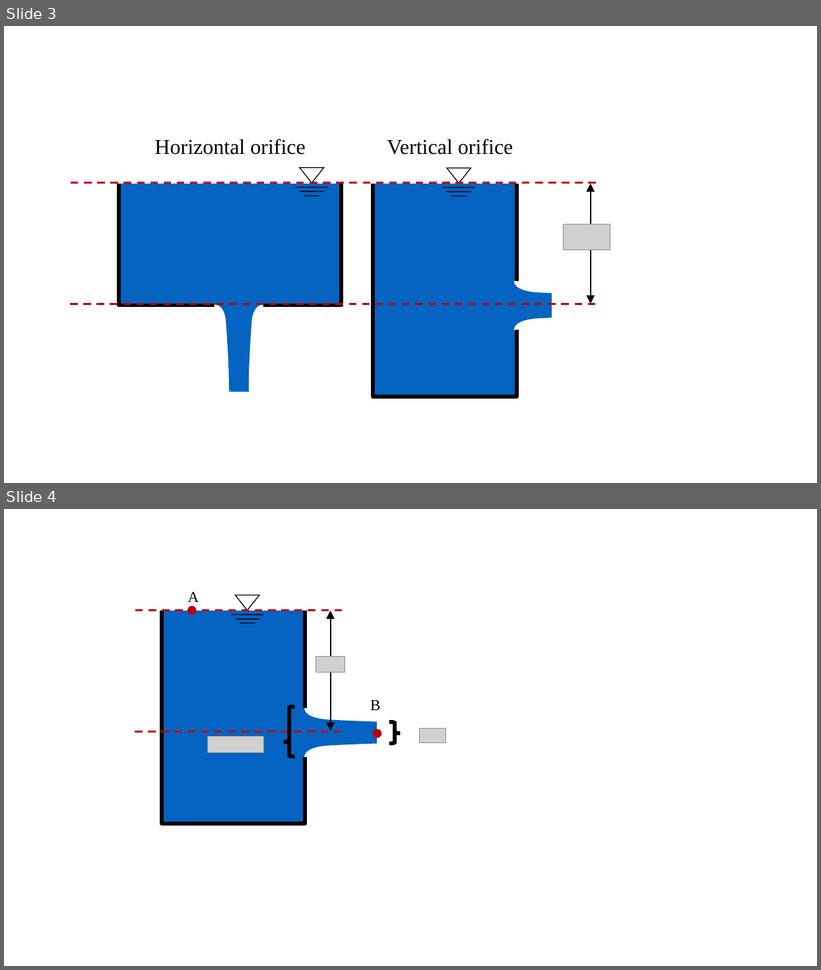
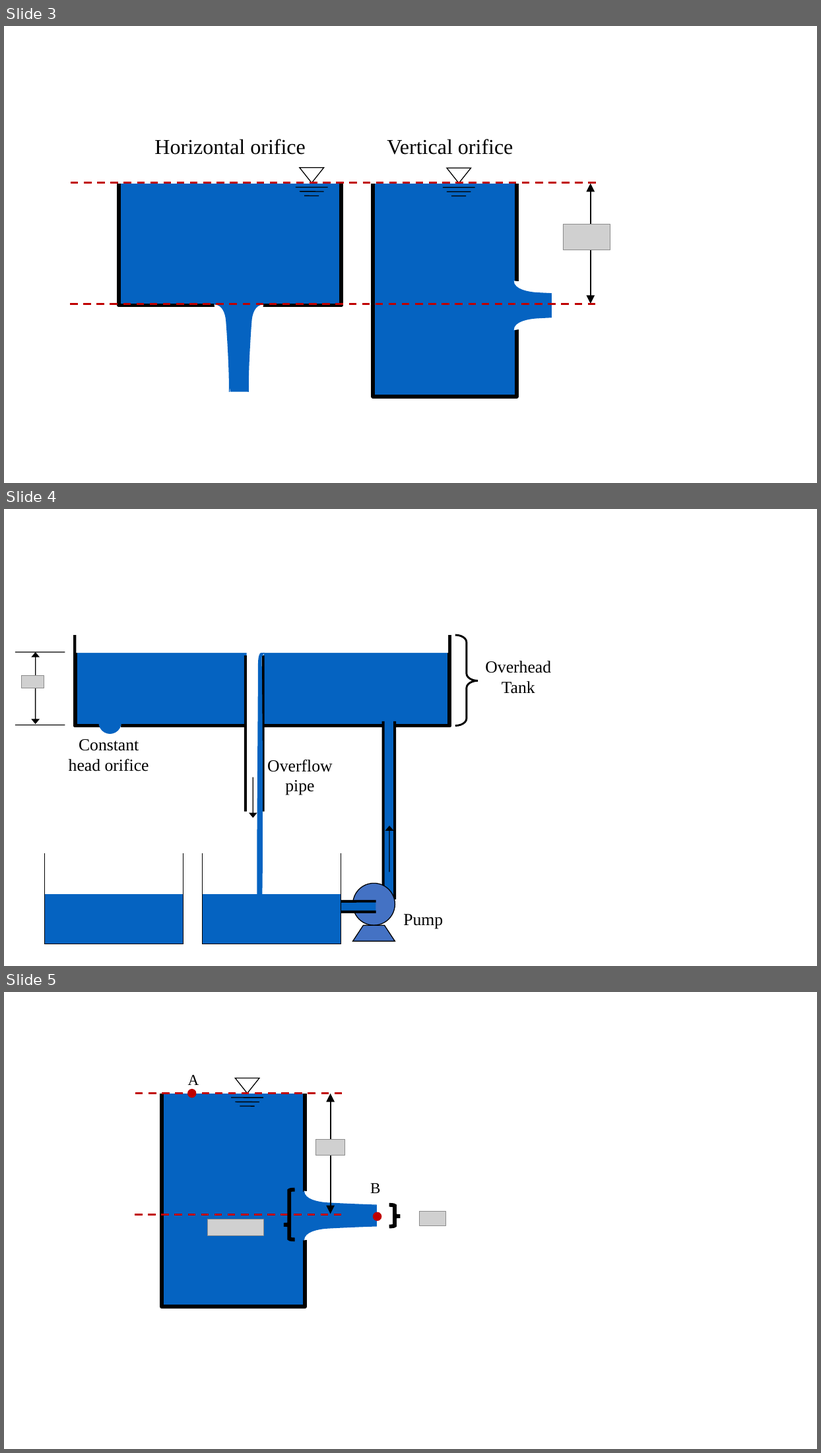
Before and after one commit to AguaClara/SWOT, a slide deck: Summary Sheets/Diagrams.pptx. Shown one above the other, each under a label of ours: slides 3 and 4 before the commit, slides 3, 4 and 5 after it. The pictures are 821x970 and 821x1453 pixels, drawn with LibreOffice and Linux fonts; fonts in the diff are those of the drawing; grey boxes stand for pictures. Boxes give left, top, right and bottom in pixels: in the first picture for what was removed or moved away, otherwise in the second. Text is boxed around its words. In the diff, an @@ line names an element or a change of style, - is before the commit and + after.

Commit message:
Constant head devices section first draft finished

```diff
--- a/Summary Sheets/Diagrams.pptx
+++ b/Summary Sheets/Diagrams.pptx
@@ slide 4 added at [4,509,817,966], background #FFFFFF @@
@@ group added at [15,628,551,949]: 8 freeform shapes, 8 lines, 5 rectangles, 4 texts, 3 arrows, 2 ellipses, 1 double arrow, 1 picture, 1 left brace @@
+Pump
+Overhead Tank
+Constant head orifice
+Overflow pipe
@@ what was slide 4 is now slide 5 @@
```
Also in this commit, not shown: 1 other slide added, 6 other files.
